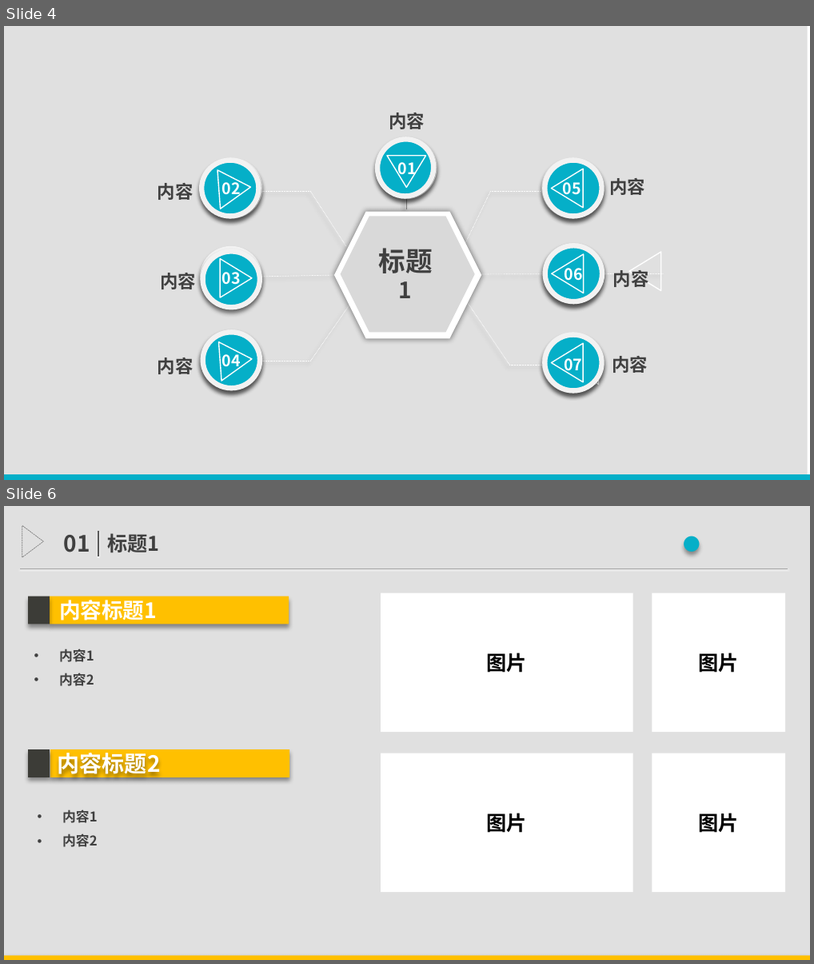
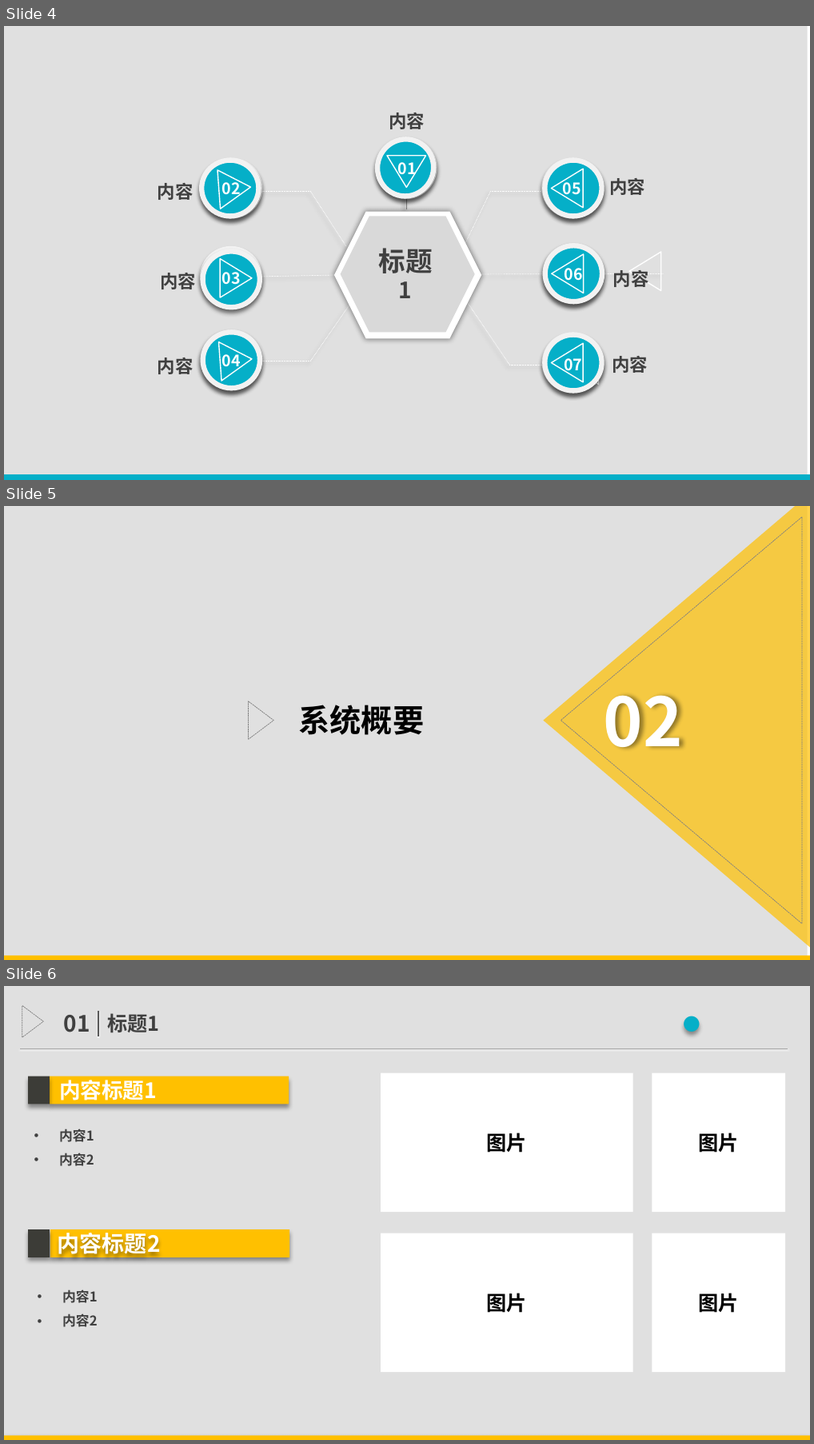
Before and after one commit to TimerChen/TrainTickets, a slide deck: Presentation/presentation.pptx. Shown one above the other, each under a label of ours: slides 4 and 6 before the commit, slides 4, 5 and 6 after it; the slides between them are not shown. The pictures are 814x964 and 814x1444 pixels, drawn with LibreOffice and Linux fonts; fonts in the diff are those of the drawing. Boxes give left, top, right and bottom in pixels: in the first picture for what was removed or moved away, otherwise in the second. Text is boxed around its words. In the diff, an @@ line names an element or a change of style, - is before the commit and + after.

```diff
--- a/Presentation/presentation.pptx
+++ b/Presentation/presentation.pptx
@@ slide 5 added at (4,506,810,960), background #FFFFFF @@
@@ rectangle added at (4,506,808,960), fill #000000 at 12% opacity @@
@@ flow chart merge added at (543,506,810,955), fill #FFC000 at 70% opacity @@
@@ flow chart merge added at (561,517,802,924), outline #808080 0.5 pt dashed @@
@@ text added at (604,678,683,763), 60 pt, text #FFFFFF, bold @@
+02
@@ flow chart merge added at (248,701,274,739), outline #808080 0.5 pt dashed @@
@@ text added at (299,704,425,735), 28 pt, text #000000, bold @@
+系统概要
@@ rectangle added at (4,955,810,960), fill #FFC000 @@
```
Also in this commit, not shown: 3 other slides added, 3 slides removed, 5 other files.
